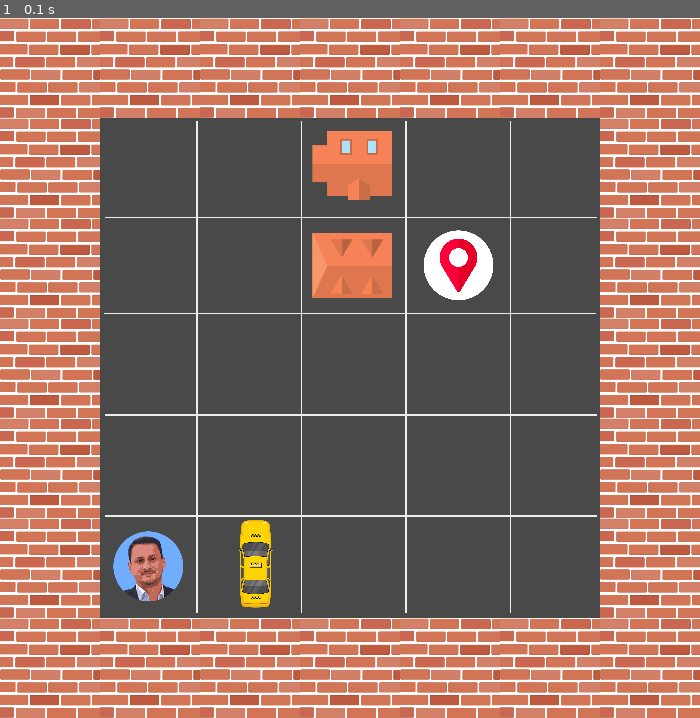
Above: before the commit, frame 1.
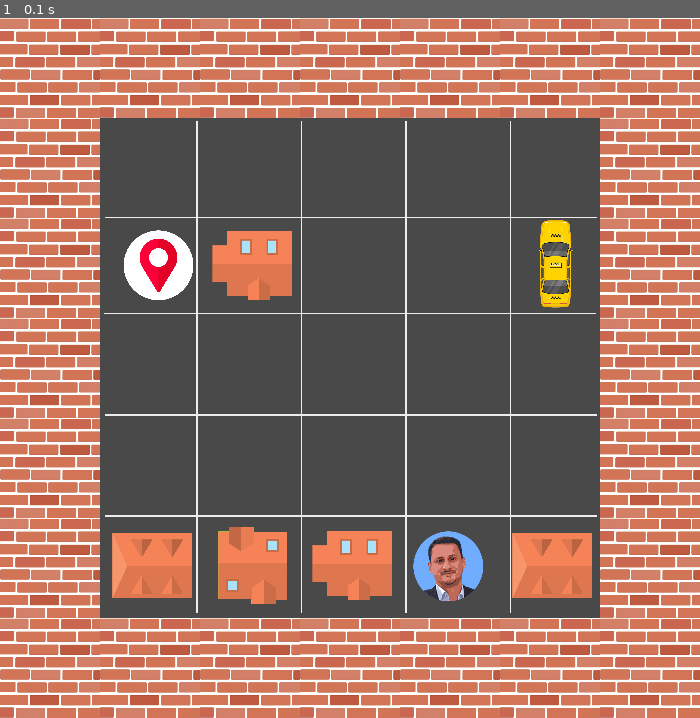
Above: after the commit, the same moment.

Repository: terlan98/Q-Learning-on-Taxi-Grid-Environment
Game: pygame game, started from GameController.py
Same seed, same stepped clock (60 frames per second), same inputs: the game is played once before the commit and once after it.
Inputs:
- Up to frame 1 (0.1 s): no input

The runs differ from the first frame. In frame 1, 10% of the frame differs, in the area x 16-85%, y 16-85%.

Commit message:
Initial implementation of training code

Diff:
--- a/Agent.py
+++ b/Agent.py
@@ -47,7 +47,7 @@
         else:
             action = self.get_argmax_q()
 
-        print('Picked action:', action)
+        # print('Picked action:', action)
 
         next_state, reward = flatten(self.env.step(
             action)), self.env.getReward(action)
@@ -96,11 +96,15 @@
 
 
 if __name__ == "__main__":
-    env = GameController()
-    agent = Agent(env)
+    env = GameController(isTraining=True)
+    agent = Agent(env, alpha=0.8)
 
     env.run()
 
-    while True:
-        time.sleep(2)
+    num_epochs = 100000
+
+    while num_epochs:
         agent.make_move()
+        num_epochs -= 1
+
+    # print_q_table(agent.q_table)
--- a/GameController.py
+++ b/GameController.py
@@ -1,4 +1,5 @@
 # author: Tarlan
+import random
 from enum import Enum
 from threading import Thread
 from typing import *
@@ -38,6 +39,7 @@
 # Rewards
 WALL_COST = -10
 MOVE_COST = -1
+WRONG_PICK_UP_COST = -30
 WRONG_DROP_OFF_COST = -10
 DROP_OFF_REWARD = 30
 
@@ -71,13 +73,14 @@
 
 class GameController:
     # we need a deepcopy because otherwise it will be the same as currentGrid
-    originalGrid = DUMMY_MAP
+    # originalGrid = DUMMY_MAP
+    # currentGrid = deepcopy(originalGrid)
+
+    # we need a deepcopy because otherwise it will be the same as currentGrid
+    originalGrid, pPositions = MapGenerator(5, 5, 5, 2, 2).generate()
     currentGrid = deepcopy(originalGrid)
 
-    # originalGrid = MapGenerator(5, 5, 5, 2, 2).generate()  # we need a deepcopy because otherwise it will be the same as currentGrid
-    # currentGrid = deepcopy(originalGrid)
-
-    graphics = GameGraphics()
+    graphics = None
 
     taxiPosition = (-1, -1)
     startPosition = (-1, -1)
@@ -88,23 +91,38 @@
 
     score = INITIAL_SCORE
 
+    def __init__(self, isTraining=False):
+        self.isTraining = isTraining
+
     def run(self):
-        self.printGrid(self.currentGrid)
-        self.locateObjects(self.currentGrid)
+        self.putMarkers()
+        self.locateObjects(self.originalGrid)
+        self.printGrid(self.originalGrid)
 
         print("taxi:", self.taxiPosition, "start:",
               self.startPosition, "finish:", self.finishPosition)
 
-        self.graphics.drawGrid(self.originalGrid)
-
-        # listener = keyboard.Listener(on_press=self.on_press)
-        # listener.start()
-
-        thread = Thread(target=self.graphics.activateScreen)
-        thread.start()
+        if not self.isTraining:
+            self.graphics = GameGraphics()
+            self.graphics.drawGrid(self.originalGrid)
+
+        listener = keyboard.Listener(on_press=self.on_press)
+        listener.start()
+
+        if not self.isTraining:
+            thread = Thread(target=self.graphics.activateScreen)
+            thread.start()
+
+    def putMarkers(self):
+        fPoint, sPoint = random.sample(self.pPositions, 2)
+        self.originalGrid[fPoint[0]][fPoint[1]] = FINISH_SYMBOL
+        self.originalGrid[sPoint[0]][sPoint[1]] = START_SYMBOL
 
     def move(self, direction: Action):
         """Given a direction and a grid, updates the current grid so that it shows the next position of the taxi"""
+        print("ORIGINAL:")
+        self.printGrid(self.originalGrid)
+
         newPosition = self.getNextPoint(direction)
 
         # replace cell with T
@@ -149,12 +167,17 @@
         currentOriginalChar = self.originalGrid[self.taxiPosition[0]
                                                 ][self.taxiPosition[1]]
 
-        if action == Action.DROP_OFF:
+        if action == Action.PICK_UP:
+            if self.isCustomerPickedUp:  # wrong pickup
+                # print("WRONG PICK UP")
+                reward += WRONG_PICK_UP_COST
+
+        elif action == Action.DROP_OFF:
             if self.isCustomerPickedUp and currentOriginalChar == FINISH_SYMBOL:  # correct drop off
-                print("CORRECT DROP OFF")
+                # print("CORRECT DROP OFF")
                 reward += DROP_OFF_REWARD
             else:
-                print("WRONG DROP OFF")
+                # print("WRONG DROP OFF")
                 reward += WRONG_DROP_OFF_COST
 
         elif action not in self.getValidMoves():
@@ -195,7 +218,7 @@
         self.isGameFinished = True
         self.updateScore(Action.DROP_OFF)
         self.isCustomerPickedUp = False
-
+        self.putMarkers(originalGrid)
         print("\n\nGame finished!")
         print("Final score:", self.score)
         self.score = INITIAL_SCORE
@@ -205,7 +228,7 @@
         self.score += self.getReward(action)
 
     def on_press(self, key):
-        print("received key:", key)
+        # print("received key:", key)
         if self.isGameFinished:
             return
 
@@ -246,9 +269,11 @@
         if not self.isGameFinished:
             self.updateScore(selectedAction)
 
-            self.printGrid(self.currentGrid)
-            self.graphics.drawGrid(self.currentGrid)
-            print("SCORE:", self.score, "CUSTOMER :", self.isCustomerPickedUp)
+            # self.printGrid(self.currentGrid)
+            if not self.isTraining:
+                self.graphics.drawGrid(self.currentGrid)
+
+            # print("SCORE:", self.score, "CUSTOMER :", self.isCustomerPickedUp)
 
     def getValidMoves(self) -> List[Action]:
         """Returns a list of valid moves for the taxi"""
--- a/MapGenerator.py
+++ b/MapGenerator.py
@@ -59,6 +59,7 @@
         taxi_pos = random.choice(tuple(free_positions))
         free_positions.remove(taxi_pos)
         grid[taxi_pos[0]][taxi_pos[1]] = 'T'
+        print('Taxi:', taxi_pos)
 
         pickup_coords = []
 
